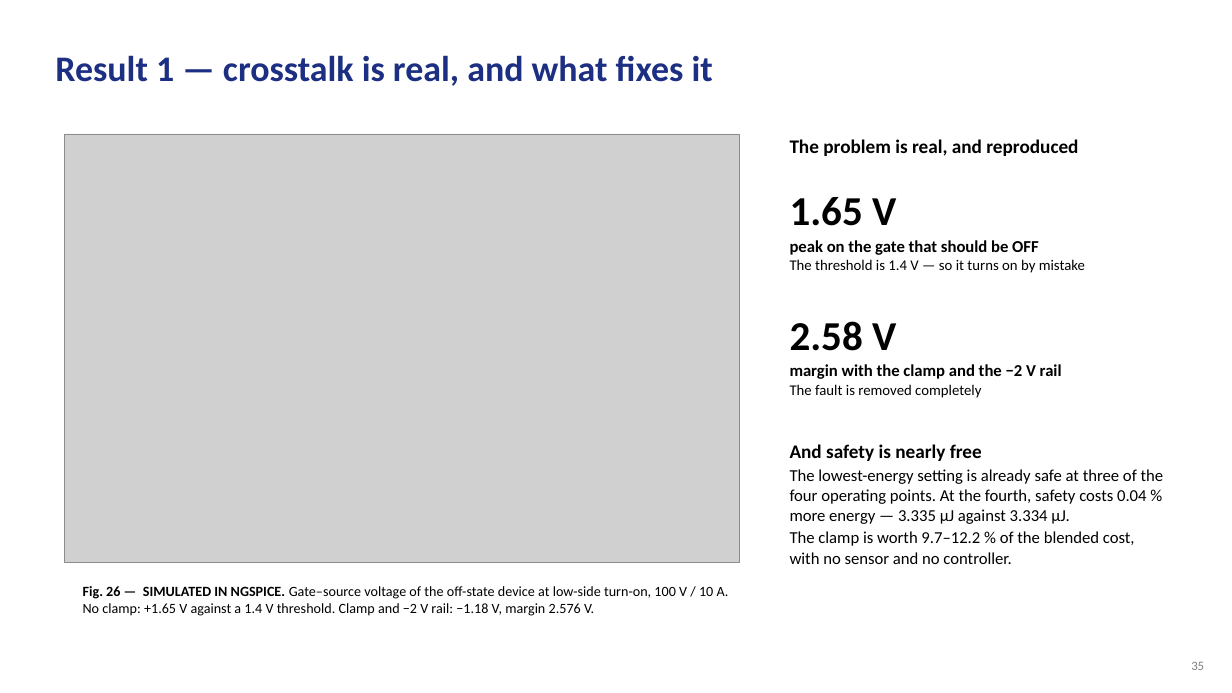
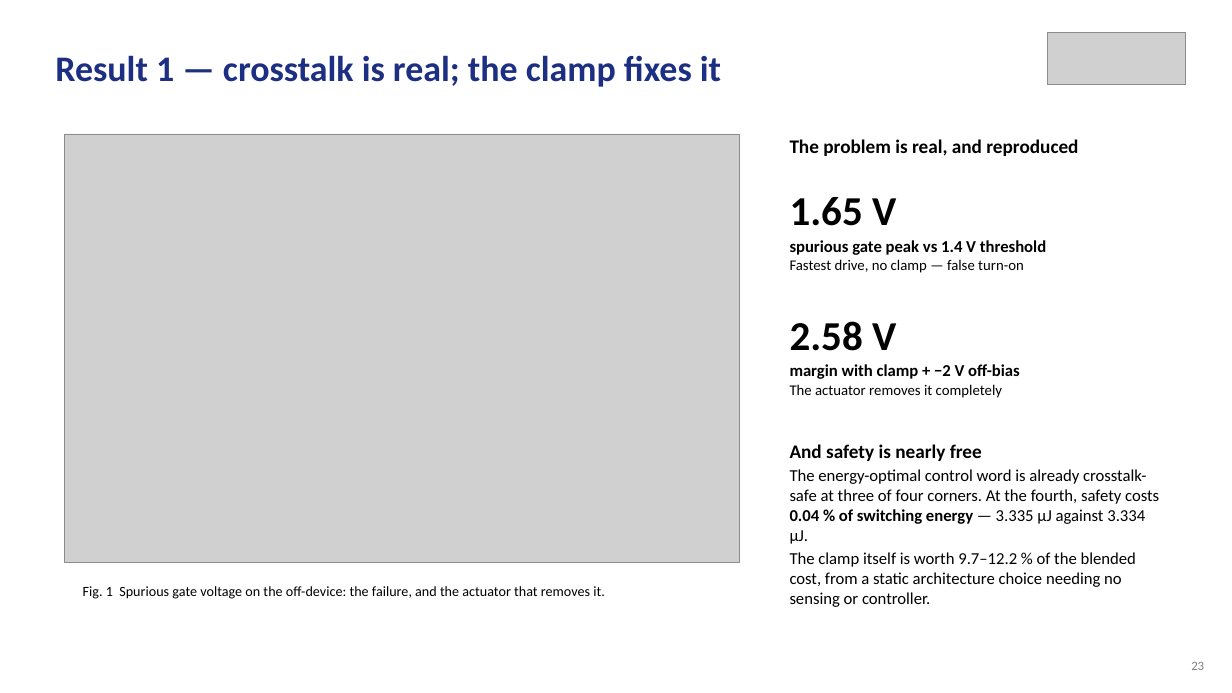
Before and after one commit to Amritha902/gan-driver, a slide deck: slide 23 of review/Review1_GaN_Segmented_Gate_Driver.pptx (slide 35 before the commit). Drawn at 1232x693 pixels with LibreOffice and Linux fonts; fonts in the diff are those of the drawing; grey boxes stand for pictures. Boxes give left, top, right and bottom in pixels: in the first picture for what was removed or moved away, otherwise in the second. Text is boxed around its words. In the diff, an @@ line names an element or a change of style, - is before the commit and + after.

```diff
--- a/review/Review1_GaN_Segmented_Gate_Driver.pptx
+++ b/review/Review1_GaN_Segmented_Gate_Driver.pptx
@@ text at [55,55,721,87]: text changed @@
-Result 1 — crosstalk is real, and what fixes it
+Result 1 — crosstalk is real; the clamp fixes it
@@ picture added at [1047,32,1186,85] @@
@@ text at [790,240,1046,273]: text changed @@
-peak on the gate that should be OFF
-The threshold is 1.4 V — so it turns on by mistake
+spurious gate peak vs 1.4 V threshold
+Fastest drive, no clamp — false turn-on
@@ text at [790,364,1020,398]: text changed; size 13 to 11.5 pt; bold off @@
-margin with the clamp and the −2 V rail
-The fault is removed completely
+margin with clamp + −2 V off-bias
+The actuator removes it completely
@@ text at [790,469,1159,607]: text changed @@
-The lowest-energy setting is already safe at three of the four operating points. At the fourth, safety costs 0.04 % more energy — 3.335 µJ against 3.334 µJ.
-The clamp is worth 9.7–12.2 % of the blended cost, with no sensor and no controller.
+The energy-optimal control word is already crosstalk-safe at three of four corners. At the fourth, safety costs 0.04 % of switching energy — 3.335 µJ against 3.334 µJ.
+The clamp itself is worth 9.7–12.2 % of the blended cost, from a static architecture choice needing no sensing or controller.
@@ text at [83,586,605,599]: text changed @@
-Fig. 26 — SIMULATED IN NGSPICE. Gate–source voltage of the off-state device at low-side turn-on, 100 V / 10 A. No clamp: +1.65 V against a 1.4 V threshold. Clamp and −2 V rail: −1.18 V, margin 2.576 V.
+Fig. 1 Spurious gate voltage on the off-device: the failure, and the actuator that removes it.
@@ text at [1191,662,1204,670]: text changed @@
-35
+23
```
Also in this commit, not shown: 19 other slides changed, 15 slides added, 32 slides removed, 5 other files.
